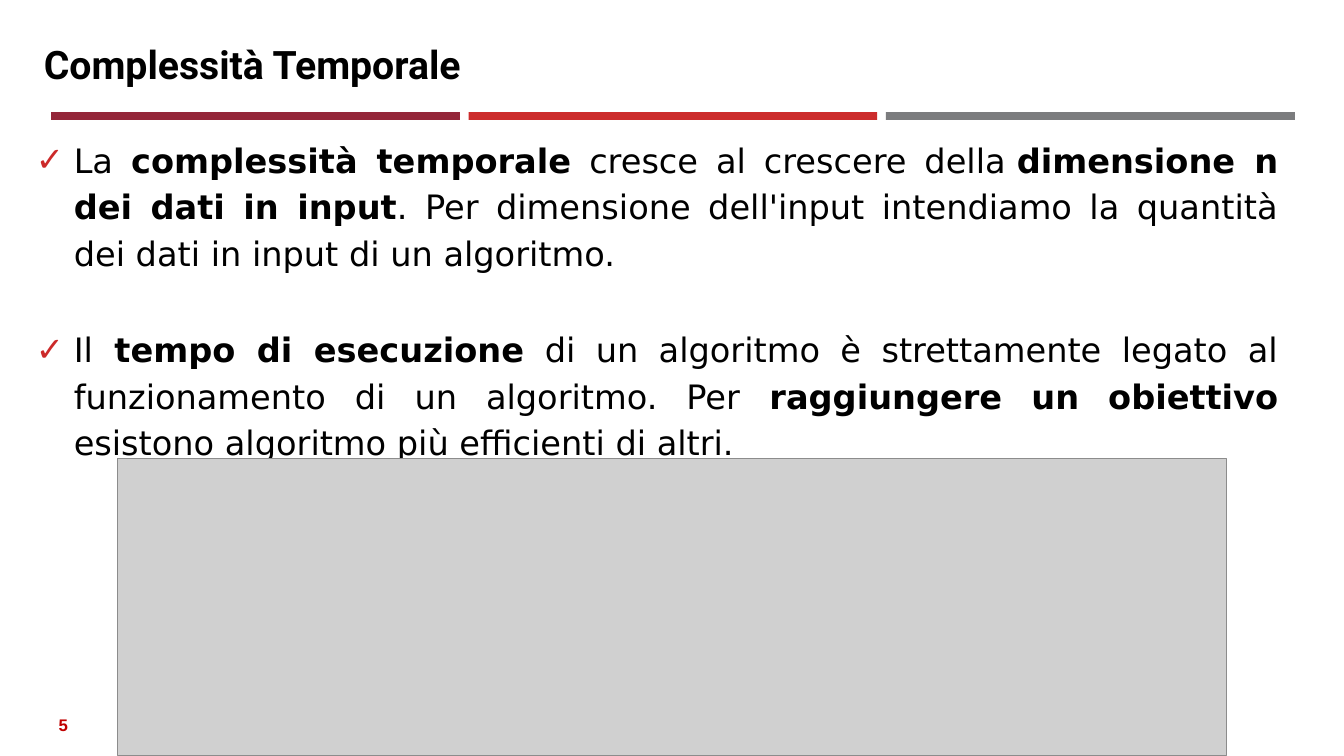
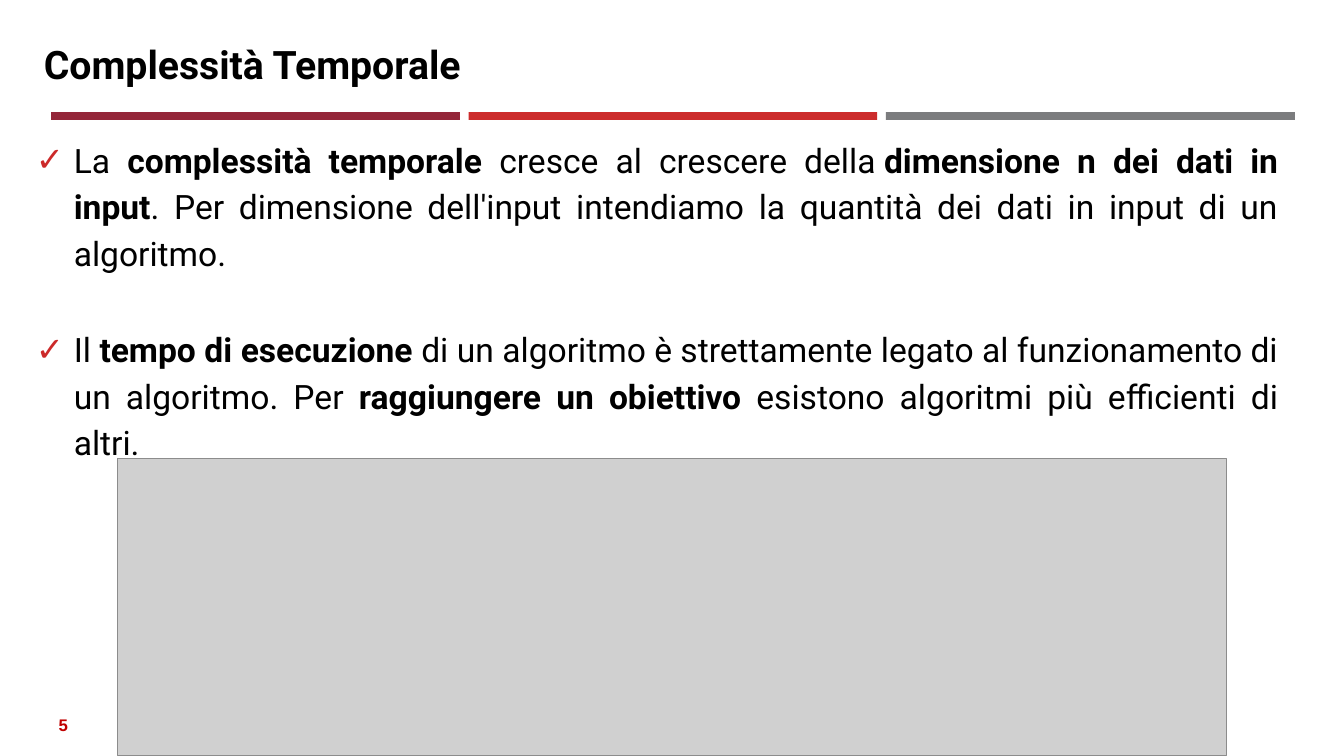
Before and after one commit to neural1977/data_science_interview_material, a slide deck: slide 5 of Assicurazioni/Complessità di algoritmi e problemi.pptx. Drawn at 1344x756 pixels with LibreOffice and Linux fonts; fonts in the diff are those of the drawing; grey boxes stand for pictures. Boxes give left, top, right and bottom in pixels: in the first picture for what was removed or moved away, otherwise in the second. Text is boxed around its words. In the diff, an @@ line names an element or a change of style, - is before the commit and + after.

```diff
--- a/Assicurazioni/Complessità di algoritmi e problemi.pptx
+++ b/Assicurazioni/Complessità di algoritmi e problemi.pptx
@@ text at (74, 147, 1278, 273): font DejaVu Sans to Roboto in "La complessità temporale cresce al crescere della ..." @@
@@ text at (74, 336, 1278, 463): text changed; font DejaVu Sans to Roboto @@
-✓ Il tempo di esecuzione di un algoritmo è strettamente legato al funzionamento di un algoritmo. Per raggiungere un obiettivo esistono algoritmo più efficienti di altri.
+✓ Il tempo di esecuzione di un algoritmo è strettamente legato al funzionamento di un algoritmo. Per raggiungere un obiettivo esistono algoritmi più efficienti di altri.
```
Also in this commit, not shown: 4 other slides changed, 13 slides added, 1 other file.
